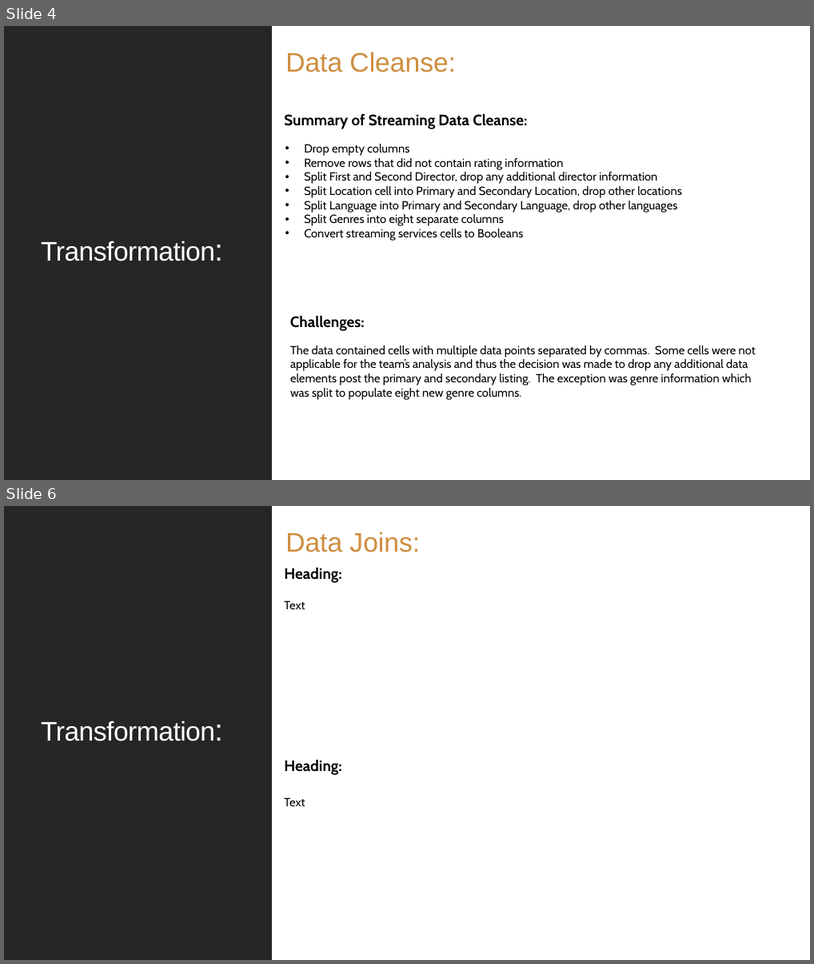
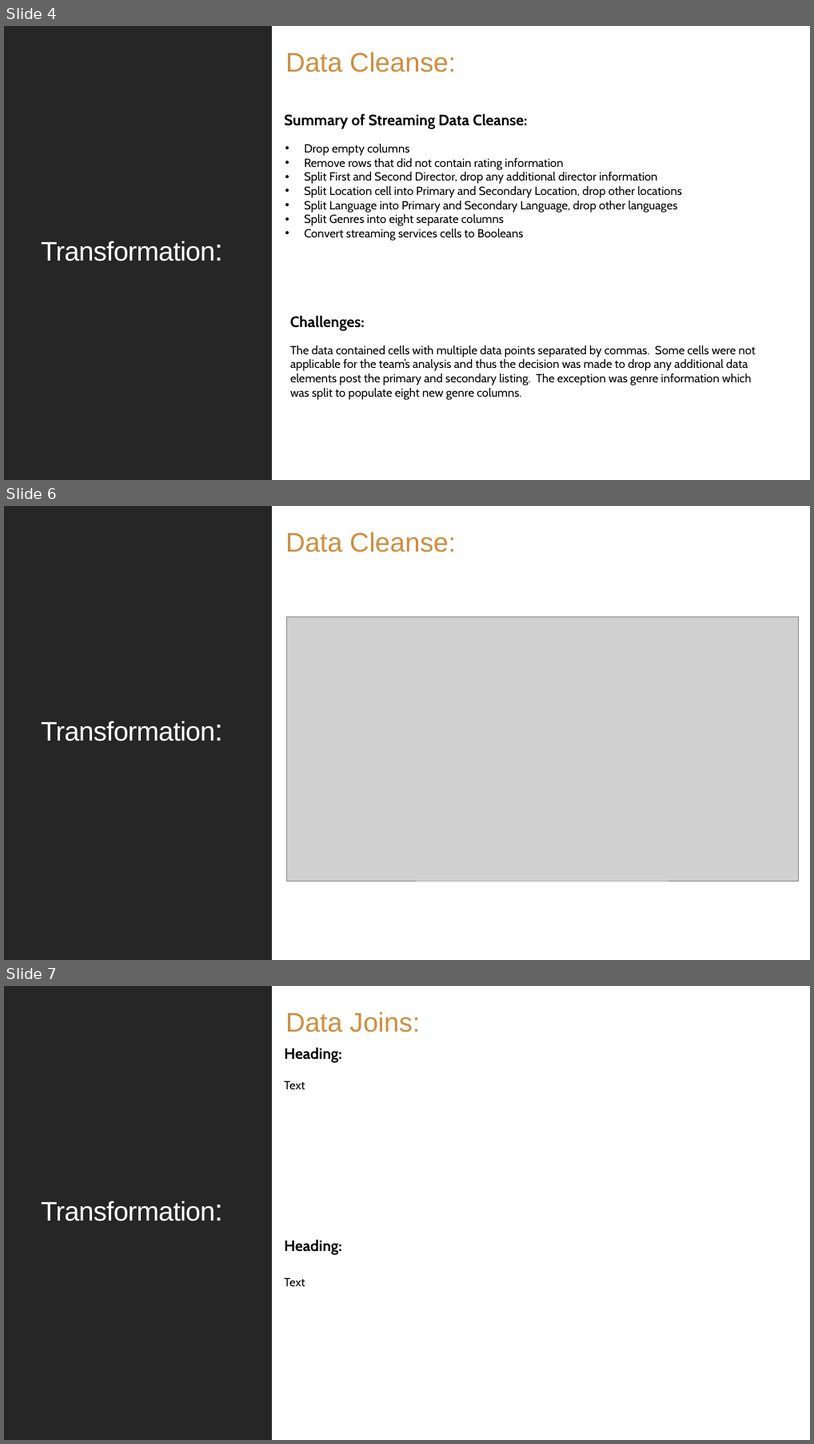
Before and after one commit to LJeanParrish/Oscars-Ratings-and-Films-Oh-Py, a slide deck: DRAFT Presentation.pptx. Shown one above the other, each under a label of ours: slides 4 and 6 before the commit, slides 4, 6 and 7 after it; the slides between them are not shown. The pictures are 814x964 and 814x1444 pixels, drawn with LibreOffice and Linux fonts; fonts in the diff are those of the drawing; grey boxes stand for pictures. Boxes give left, top, right and bottom in pixels: in the first picture for what was removed or moved away, otherwise in the second. Text is boxed around its words. In the diff, an @@ line names an element or a change of style, - is before the commit and + after.

```diff
--- a/DRAFT Presentation.pptx
+++ b/DRAFT Presentation.pptx
@@ slide 6 added at box(4, 506, 810, 960), background #FFFFFF; not listed: 1 template element that a slide beside it also shows @@
@@ rectangle added at box(4, 506, 272, 960), fill #262626 @@
@@ rectangle added at box(5, 506, 810, 960), fill #FFFFFF @@
@@ text added at box(286, 532, 456, 552), 32 pt, text #CE8D3E @@
+  Data Cleanse:
@@ picture added at box(286, 616, 798, 880) @@
@@ title added at box(41, 720, 215, 741), 32 pt, text #FFFFFF @@
+Transformation:
@@ what was slide 6 is now slide 7 @@
```
Also in this commit, not shown: 2 slides changed.
